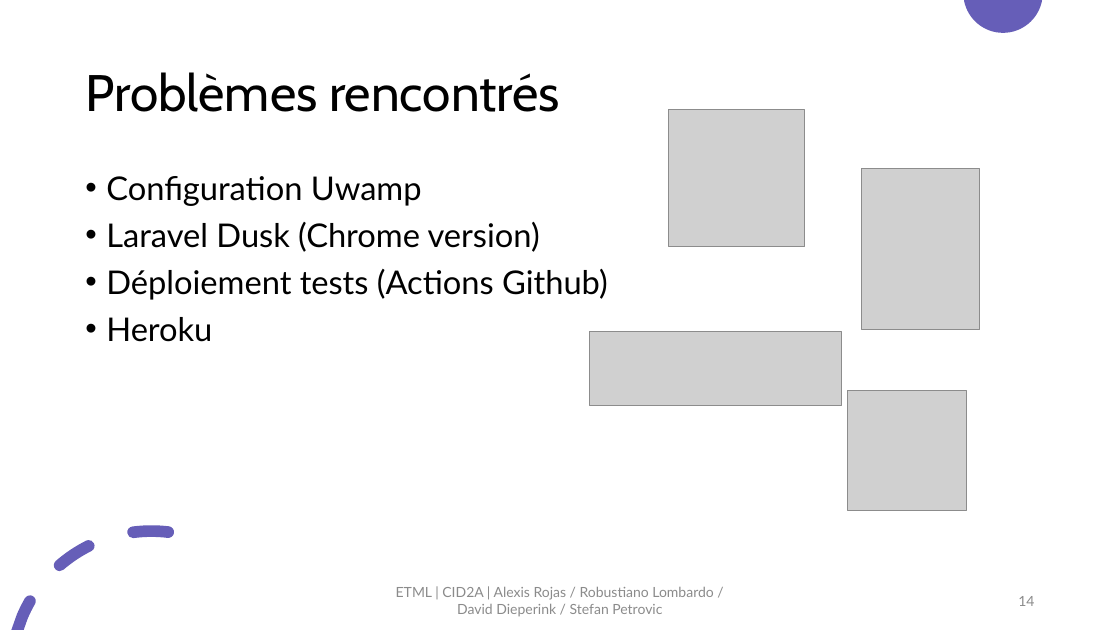
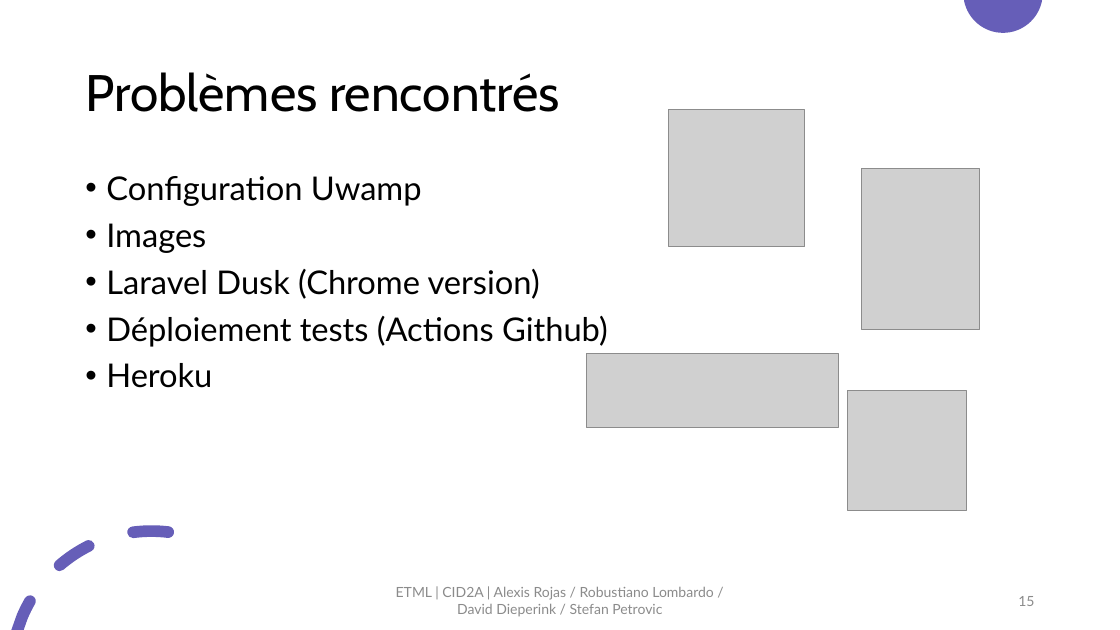
Before and after one commit to Alexis1476/etml-i151-web2, a slide deck: slide 15 of documentation/work-file/P-P-040-AlexisDavidStefanRobustiano-web2.pptx (slide 14 before the commit). Drawn at 1120x630 pixels with LibreOffice and Linux fonts; fonts in the diff are those of the drawing; grey boxes stand for pictures. Boxes give left, top, right and bottom in pixels: in the first picture for what was removed or moved away, otherwise in the second. Text is boxed around its words. In the diff, an @@ line names an element or a change of style, - is before the commit and + after.

```diff
--- a/documentation/work-file/P-P-040-AlexisDavidStefanRobustiano-web2.pptx
+++ b/documentation/work-file/P-P-040-AlexisDavidStefanRobustiano-web2.pptx
@@ text at bbox=[106, 223, 206, 253]: paragraph added @@
+• Images
@@ picture: place and size @@
-picture at bbox=[590, 332, 842, 406]
+picture at bbox=[586, 354, 839, 428]
@@ page number at bbox=[1018, 596, 1034, 606]: text changed @@
-14
+15
```
Also in this commit, not shown: 3 other slides changed, 1 slide added.
